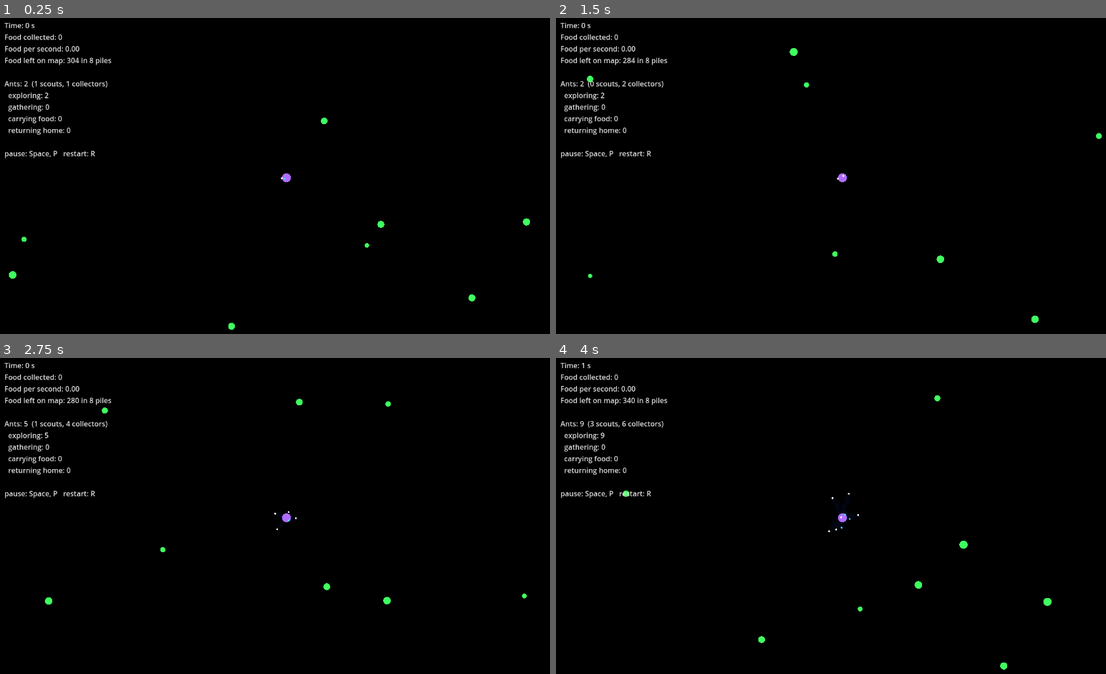
Above: before the commit, frames 1-4 (two rows, left to right).
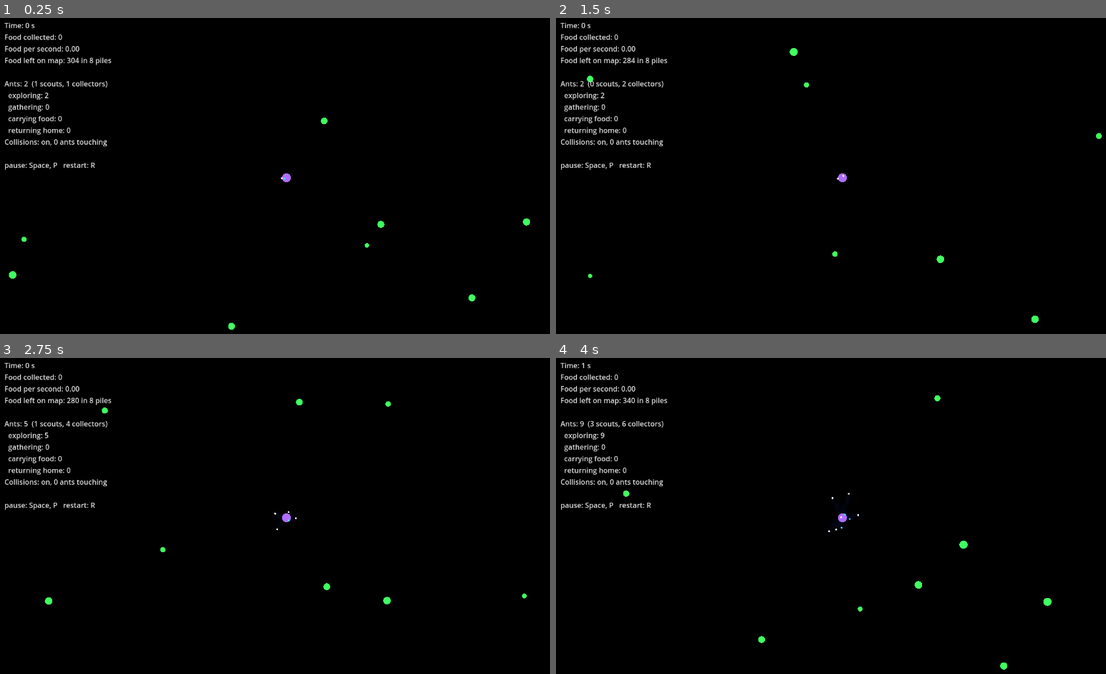
Above: after the commit, the same moments.

Repository: GaryNiet/ant-claude-test
Game: Godot game, scene res://scenes/main.tscn
The game is run twice, just before and just after one commit, with the same random seed, the same clock (stepped at 60 frames per second) and the same inputs.
Inputs:
- Up to frame 1 (0.25 s): no input
- Up to frame 2 (1.5 s): tap Enter at 0.5 s; tap R (restart) at 1.25 s
- Up to frame 3 (2.75 s): tap R (restart) at 2 s
- Up to frame 4 (4 s): tap R (restart) at 2.75 s

The runs differ from the first frame. In frame 1, 0.5% of the frame differs, in the area x 0-20%, y 38-49%; in frame 2, 0.5%; in frame 3, 0.5%; in frame 4, 0.5%.

Commit message:
Add ant-to-ant collisions using a uniform grid, plus area smell sensors
Co-Authored-By: Claude Opus 5.5 <noreply@anthropic.com>
Claude-Session: https://claude.ai/code/session_01U91HAFVKbeBjaCWM2Qyx5h

Diff:
--- a/game_settings.cfg
+++ b/game_settings.cfg
@@ -63,6 +63,7 @@
 wander = 2.5                   ; random wobble in radians per second (higher = more zig-zag)
 sensor_distance = 16.0         ; how far ahead the 3 smell sensors are (pixels)
 sensor_angle = 0.6             ; angle between the middle and side sensors (radians, ~35 deg)
+sensor_radius_in_cells = 0     ; area each sensor smells: 0 = 1 cell, 1 = 3x3 cells, 2 = 5x5...
 food_sight_radius = 35.0       ; ants see food piles closer than this and walk straight to them
 pickup_distance = 4.0          ; how close the ant must be to grab food
 gatherers_lay_going_out = true ; ants heading back to known food also lay a "going out" trail
@@ -88,6 +89,12 @@
 push_max = 1.0                 ; strongest push (1 = turns towards the nest as fast as it can)
 nest_sight_radius = 30.0       ; ants closer than this walk straight into the nest
 
+[collisions]
+; Ants can't overlap: touching ants are pushed apart. See docs/collision_study.md.
+enabled = true
+ant_radius = 2.0               ; size of an ant's body for collisions (pixels)
+grid_square_size = 8.0         ; collision lookup squares; keep at ~2x the ant's diameter (fastest)
+
 [colors]
 nest = "#b06cff"
 ant = "#ffffff"                ; collectors
--- a/scripts/simulation/ant.gd
+++ b/scripts/simulation/ant.gd
@@ -155,16 +155,21 @@
 
 func _sensor_score(sim: ColonySimulation, angle_offset: float, going_out_weight: float, going_home_weight: float) -> float:
 	var spot := _sensor_position(angle_offset)
-	return (sim.pheromones.sample(PheromoneGrid.Kind.GOING_OUT, spot) * going_out_weight
-		+ sim.pheromones.sample(PheromoneGrid.Kind.GOING_HOME, spot) * going_home_weight)
+	return (_smell(sim, PheromoneGrid.Kind.GOING_OUT, spot) * going_out_weight
+		+ _smell(sim, PheromoneGrid.Kind.GOING_HOME, spot) * going_home_weight)
 
 
 ## True if any of the 3 sensors smells pheromone `kind` above the detection threshold.
 func _can_smell(sim: ColonySimulation, kind: PheromoneGrid.Kind) -> bool:
 	for angle_offset in [-_settings.sensor_angle, 0.0, _settings.sensor_angle]:
-		if sim.pheromones.sample(kind, _sensor_position(angle_offset)) > _settings.detection_threshold:
+		if _smell(sim, kind, _sensor_position(angle_offset)) > _settings.detection_threshold:
 			return true
 	return false
+
+
+## How strong pheromone `kind` smells to a sensor at `spot`.
+func _smell(sim: ColonySimulation, kind: PheromoneGrid.Kind, spot: Vector2) -> float:
+	return sim.pheromones.sample_area(kind, spot, _settings.sensor_radius_in_cells)
 
 
 func _sensor_position(angle_offset: float) -> Vector2:
--- /dev/null
+++ b/scripts/simulation/ant_collisions.gd
@@ -0,0 +1,102 @@
+class_name AntCollisions
+extends RefCounted
+## Stops ants from overlapping: each ant is a small circle, and any two circles that
+## overlap are pushed apart (each moves half the overlap). No bouncing, no physics engine.
+##
+## Finding which ants are close uses a "uniform grid": every tick the ants are sorted into
+## map squares, and each ant only checks ants in its own square and the 8 around it.
+## That keeps the cost proportional to the number of ants (checking every pair of ants
+## would be ~100x slower at 1,000 ants). See docs/collision_study.md for measurements.
+
+var enabled: bool = GameSettings.get_setting("collisions", "enabled")
+var ant_radius: float = GameSettings.get_setting("collisions", "ant_radius")
+var square_size: float = GameSettings.get_setting("collisions", "grid_square_size")
+var contacts_last_tick := 0  ## number of overlapping pairs found in the last tick (for stats)
+
+var _columns: int
+var _rows: int
+# The grid, stored in flat arrays that are reused every tick (nothing is created per tick):
+var _square_of_ant := PackedInt32Array()     ## which square each ant is in
+var _ants_in_square := PackedInt32Array()    ## how many ants each square holds
+var _first_in_square := PackedInt32Array()   ## where each square's ants start in _ants_by_square
+var _ants_by_square := PackedInt32Array()    ## ant indexes, grouped square by square
+
+
+func _init(map_size: Vector2) -> void:
+	if square_size < ant_radius * 2.0:
+		push_error("[collisions] grid_square_size must be at least 2x ant_radius, or collisions are missed")
+	_columns = int(ceil(map_size.x / square_size)) + 1
+	_rows = int(ceil(map_size.y / square_size)) + 1
+	_ants_in_square.resize(_columns * _rows)
+	_first_in_square.resize(_columns * _rows)
+
+
+## Pushes apart every pair of overlapping ants, then keeps them inside the map.
+func resolve(ants: Array[Ant], map_size: Vector2) -> void:
+	contacts_last_tick = 0
+	if not enabled:
+		return
+	_sort_ants_into_squares(ants)
+	for ant_index in ants.size():
+		_push_away_neighbours(ants, ant_index)
+	for ant in ants:
+		ant.position = ant.position.clamp(Vector2.ZERO, map_size)
+
+
+## Fills the grid arrays (a "counting sort": count ants per square, then place them).
+func _sort_ants_into_squares(ants: Array[Ant]) -> void:
+	_square_of_ant.resize(ants.size())
+	_ants_by_square.resize(ants.size())
+	_ants_in_square.fill(0)
+	for ant_index in ants.size():
+		var square := _square_at(ants[ant_index].position)
+		_square_of_ant[ant_index] = square
+		_ants_in_square[square] += 1
+
+	var running_total := 0
+	for square in _ants_in_square.size():
+		_first_in_square[square] = running_total
+		running_total += _ants_in_square[square]
+
+	_ants_in_square.fill(0)
+	for ant_index in ants.size():
+		var square := _square_of_ant[ant_index]
+		_ants_by_square[_first_in_square[square] + _ants_in_square[square]] = ant_index
+		_ants_in_square[square] += 1
+
+
+## Checks ant `ant_index` against the ants in the 3x3 squares around it.
+func _push_away_neighbours(ants: Array[Ant], ant_index: int) -> void:
+	var square := _square_of_ant[ant_index]
+	var column := square % _columns
+	var row := square / _columns
+	var ant := ants[ant_index]
+	for neighbour_row in range(maxi(row - 1, 0), mini(row + 2, _rows)):
+		for neighbour_column in range(maxi(column - 1, 0), mini(column + 2, _columns)):
+			var neighbour_square := neighbour_row * _columns + neighbour_column
+			var first := _first_in_square[neighbour_square]
+			for slot in range(first, first + _ants_in_square[neighbour_square]):
+				var other_index := _ants_by_square[slot]
+				if other_index > ant_index:  # each pair only once
+					_push_apart(ant, ants[other_index])
+
+
+func _push_apart(a: Ant, b: Ant) -> void:
+	var offset := b.position - a.position
+	var touching_distance := ant_radius * 2.0
+	var distance_squared := offset.length_squared()
+	if distance_squared >= touching_distance * touching_distance:
+		return
+	contacts_last_tick += 1
+	var distance := sqrt(distance_squared)
+	# Two ants exactly on top of each other: push them apart sideways.
+	var direction := offset / distance if distance > 0.001 else Vector2.RIGHT
+	var half_overlap := (touching_distance - distance) * 0.5
+	a.position -= direction * half_overlap
+	b.position += direction * half_overlap
+
+
+func _square_at(world_position: Vector2) -> int:
+	var column := clampi(int(world_position.x / square_size), 0, _columns - 1)
+	var row := clampi(int(world_position.y / square_size), 0, _rows - 1)
+	return row * _columns + column
--- a/scripts/simulation/ant_settings.gd
+++ b/scripts/simulation/ant_settings.gd
@@ -9,6 +9,7 @@
 var wander: float = GameSettings.get_setting("ant", "wander")
 var sensor_distance: float = GameSettings.get_setting("ant", "sensor_distance")
 var sensor_angle: float = GameSettings.get_setting("ant", "sensor_angle")
+var sensor_radius_in_cells: int = GameSettings.get_setting("ant", "sensor_radius_in_cells")
 var food_sight_radius: float = GameSettings.get_setting("ant", "food_sight_radius")
 var pickup_distance: float = GameSettings.get_setting("ant", "pickup_distance")
 var gatherers_lay_going_out: bool = GameSettings.get_setting("ant", "gatherers_lay_going_out")
--- a/scripts/simulation/colony_simulation.gd
+++ b/scripts/simulation/colony_simulation.gd
@@ -8,6 +8,7 @@
 var ant_settings := AntSettings.new()
 var ants: Array[Ant] = []
 var food_sources: Array[FoodSource] = []
+var collisions := AntCollisions.new(pheromones.world_size())
 
 var nest_position: Vector2
 var nest_radius: float = GameSettings.get_setting("nest", "radius")
@@ -52,6 +53,7 @@
 	_spawn_food_over_time(delta)
 	for ant in ants:
 		ant.update(self, delta)
+	collisions.resolve(ants, pheromones.world_size())
 	pheromones.decay(delta)
 
 
--- a/scripts/simulation/pheromone_grid.gd
+++ b/scripts/simulation/pheromone_grid.gd
@@ -58,6 +58,20 @@
 	return going_home[index]
 
 
+## Average strength of pheromone `kind` over a square of cells centered on `world_position`.
+## `radius_in_cells` = 0 reads 1 cell, 1 reads 3x3 cells, 2 reads 5x5 cells...
+## A bigger area lets ants notice a trail that is a bit to the side of their sensor.
+func sample_area(kind: Kind, world_position: Vector2, radius_in_cells: int) -> float:
+	if radius_in_cells == 0:
+		return sample(kind, world_position)
+	var total := 0.0
+	for row in range(-radius_in_cells, radius_in_cells + 1):
+		for column in range(-radius_in_cells, radius_in_cells + 1):
+			total += sample(kind, world_position + Vector2(column, row) * cell_size)
+	var cells_read := (radius_in_cells * 2 + 1) * (radius_in_cells * 2 + 1)
+	return total / cells_read
+
+
 ## Makes every pheromone fade by the amount matching `delta` seconds.
 func decay(delta: float) -> void:
 	var factor := exp(_decay_per_second_log * delta)
--- a/scripts/view/stats_panel.gd
+++ b/scripts/view/stats_panel.gd
@@ -24,6 +24,7 @@
 		"  gathering: %d" % sim.count_ants_in_mode(Ant.Mode.GATHERING),
 		"  carrying food: %d" % sim.count_ants_in_mode(Ant.Mode.CARRYING_FOOD),
 		"  returning home: %d" % sim.count_ants_in_mode(Ant.Mode.RETURNING_HOME),
+		"Collisions: %s" % (("on, %d ants touching" % (sim.collisions.contacts_last_tick * 2)) if sim.collisions.enabled else "off"),
 		"",
 		_controls_help(),
 	])
